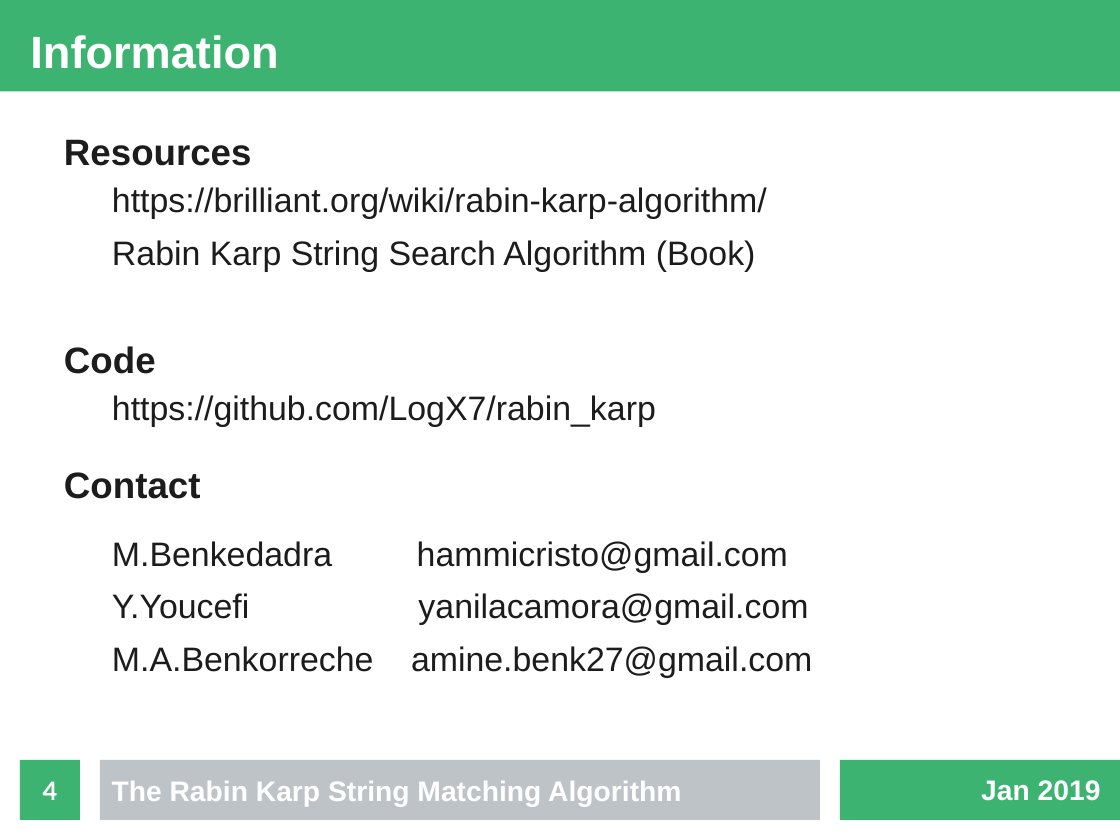
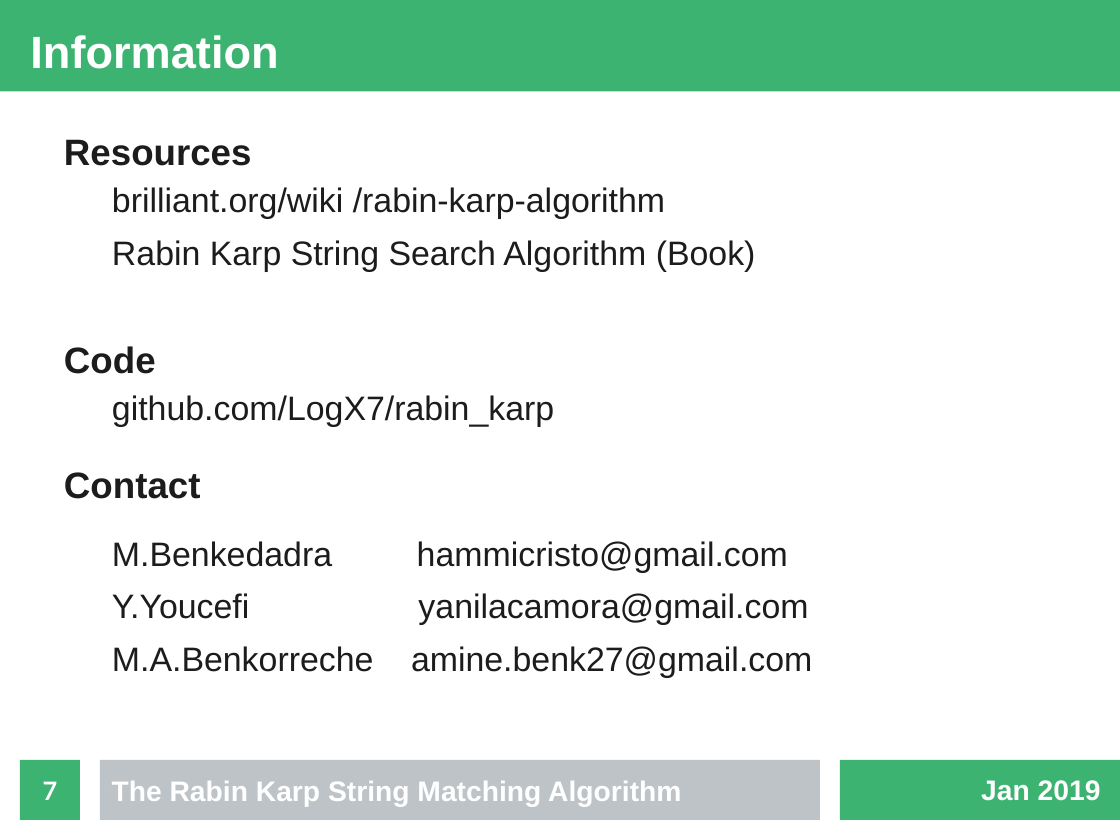
Before and after one commit to fennecinspace/Rabin-Karp, a slide deck: slide 7 of presentation/presentation.odp (slide 4 before the commit). Drawn at 1120x840 pixels with LibreOffice and Linux fonts; fonts in the diff are those of the drawing. Boxes give left, top, right and bottom in pixels: in the first picture for what was removed or moved away, otherwise in the second. Text is boxed around its words. In the diff, an @@ line names an element or a change of style, - is before the commit and + after.

```diff
--- a/presentation/presentation.odp
+++ b/presentation/presentation.odp
@@ text at box(112, 187, 665, 219): text changed @@
-    https://brilliant.org/wiki/rabin-karp-algorithm/
+    brilliant.org/wiki /rabin-karp-algorithm
@@ text at box(112, 395, 554, 427): text changed @@
-    https://github.com/LogX7/rabin_karp
+    github.com/LogX7/rabin_karp
@@ page number at box(43, 781, 58, 800): text changed @@
-4
+7
```
Also in this commit, not shown: 4 slides added, 1 slide removed.
